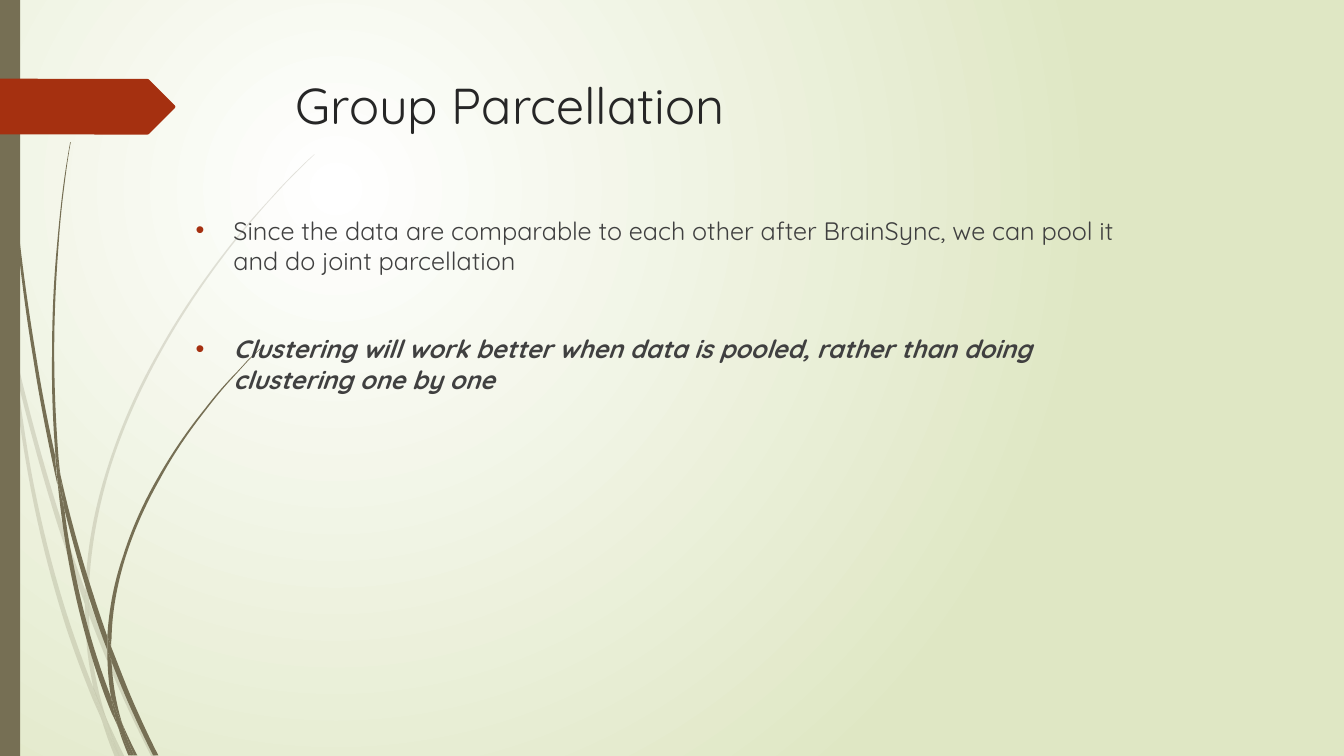
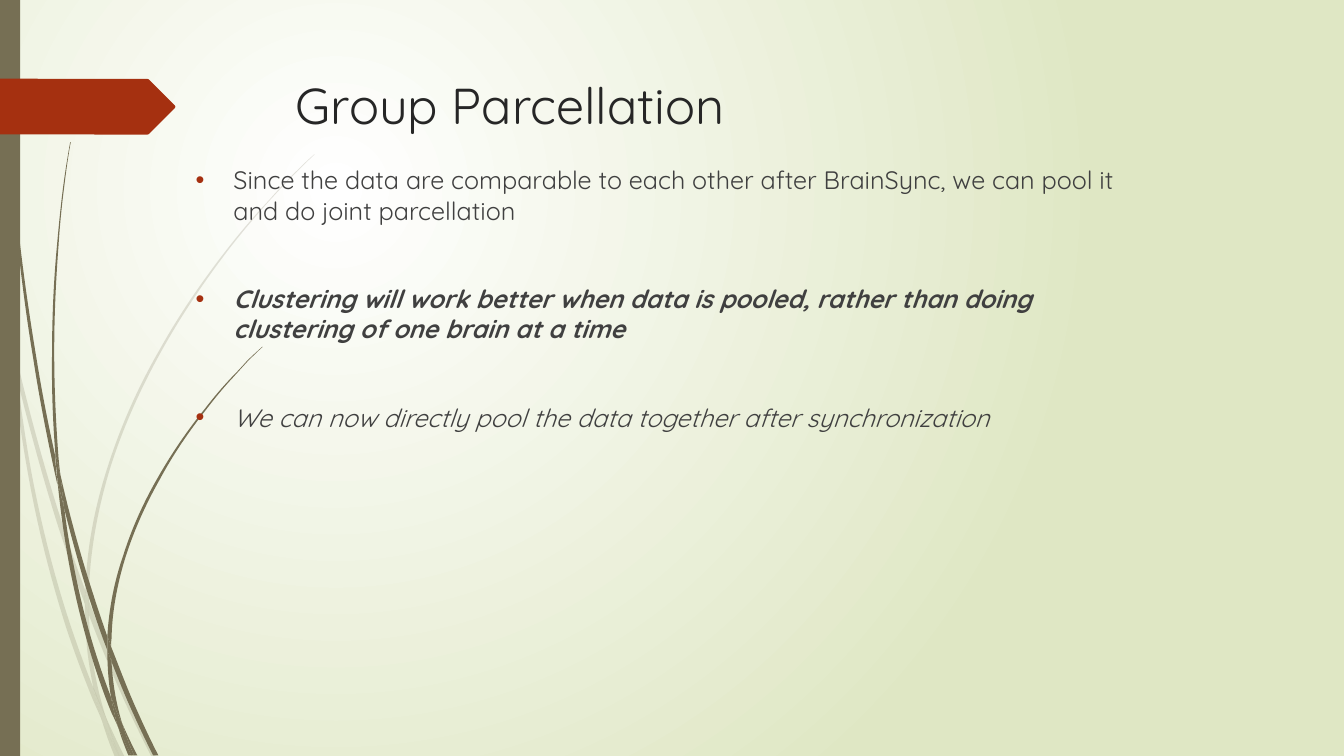
Before and after one commit to ajoshiusc/cortical_parcellation, a slide deck: slide 10 of docs/brain_sync.pptx (slide 9 before the commit). Drawn at 1344x756 pixels with LibreOffice and Linux fonts; fonts in the diff are those of the drawing. Boxes give left, top, right and bottom in pixels: in the first picture for what was removed or moved away, otherwise in the second. Text is boxed around its words. In the diff, an @@ line names an element or a change of style, - is before the commit and + after.

```diff
--- a/docs/brain_sync.pptx
+++ b/docs/brain_sync.pptx
@@ text "Since the data are comparable ...": place and size @@
-text "Since the data are comparable ..." at bbox=[233, 221, 1113, 394]
+text "Since the data are comparable ..." at bbox=[233, 170, 1113, 432]
@@ text at bbox=[233, 289, 1032, 432]: text changed @@
-• Clustering will work better when data is pooled, rather than doing clustering one by one
+• Clustering will work better when data is pooled, rather than doing clustering of one brain at a time
+• We can now directly pool the data together after synchronization
```
Also in this commit, not shown: 4 other slides changed, 5 slides added, 1 slide removed.
